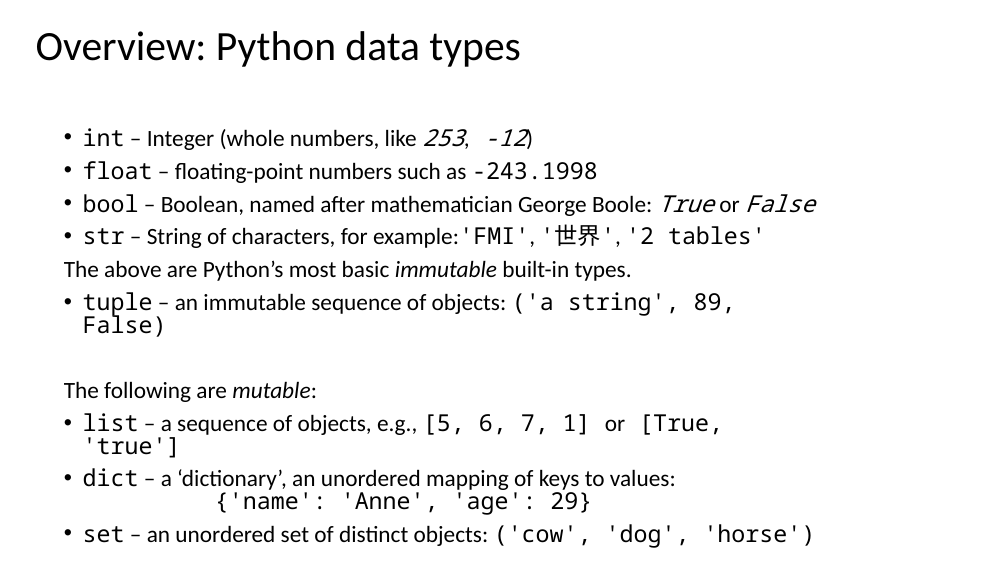
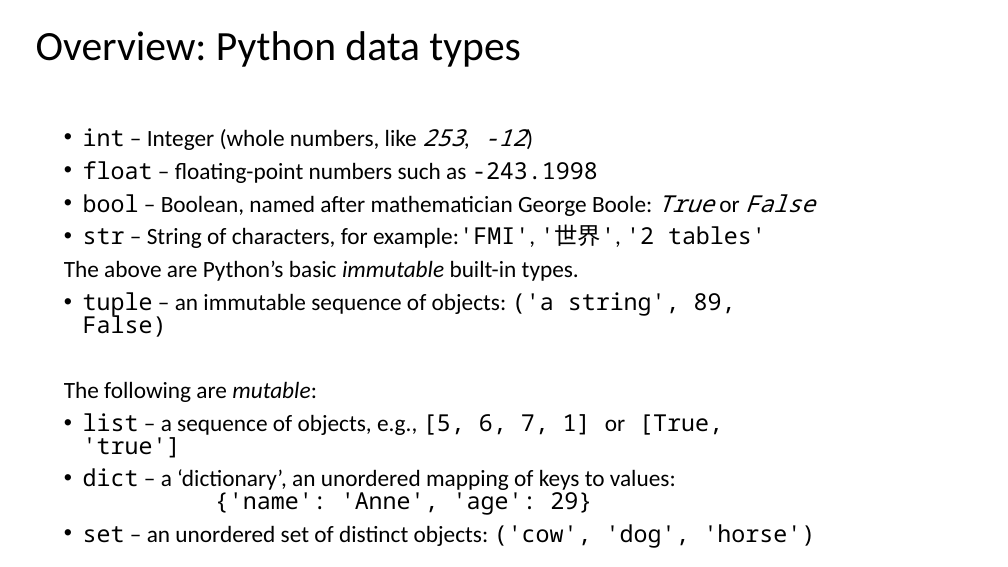
Before and after one commit to btitze/python-course, a slide deck: slide 5 of data_handling_and_analysis/Python Workshop - Data Handling and Analysis.pptx. Drawn at 1008x567 pixels with LibreOffice and Linux fonts; fonts in the diff are those of the drawing. Boxes give left, top, right and bottom in pixels: in the first picture for what was removed or moved away, otherwise in the second. Text is boxed around its words. In the diff, an @@ line names an element or a change of style, - is before the commit and + after.

Commit message:
Update presentation and move csv files to data subfolder

```diff
--- a/data_handling_and_analysis/Python Workshop - Data Handling and Analysis.pptx
+++ b/data_handling_and_analysis/Python Workshop - Data Handling and Analysis.pptx
@@ text at bbox=[64, 260, 579, 281]: text changed @@
-The above are Python’s most basic immutable built-in types.
+The above are Python’s basic immutable built-in types.
```
Also in this commit, not shown: 9 other slides changed, 4 other files.
